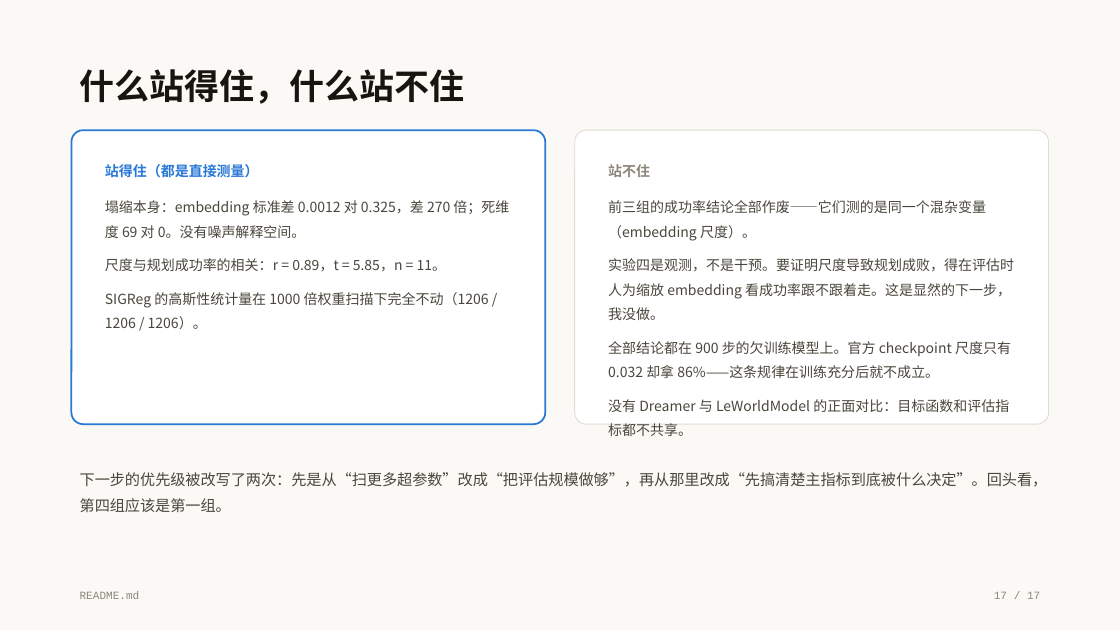
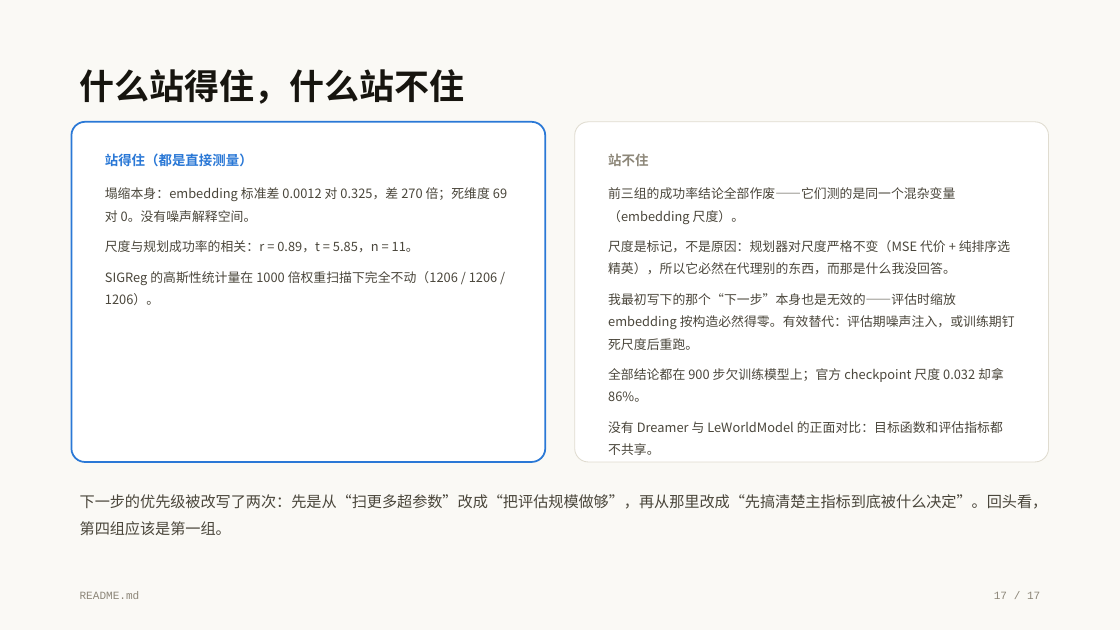
Before and after one commit to ZephyrFinn/world-models-study, a slide deck: slide 17 of slides/世界模型的两条路线.pptx. Drawn at 1120x630 pixels with LibreOffice and Linux fonts; fonts in the diff are those of the drawing. Boxes give left, top, right and bottom in pixels: in the first picture for what was removed or moved away, otherwise in the second. Text is boxed around its words. In the diff, an @@ line names an element or a change of style, - is before the commit and + after.

```diff
--- a/slides/世界模型的两条路线.pptx
+++ b/slides/世界模型的两条路线.pptx
@@ rounded rectangle: place and size @@
-rounded rectangle at <box>71,130,545,424</box>
+rounded rectangle at <box>71,122,545,462</box>
@@ text "站得住（都是直接测量）": place and size @@
-text "站得住（都是直接测量）" at <box>105,164,509,329</box>
+text "站得住（都是直接测量）" at <box>105,153,507,305</box>
@@ text "站得住（都是直接测量）" at <box>105,153,507,305</box>: size 12 to 11.5 pt in "站得住（都是直接测量）"; size 12 to 11 pt; less space between paragraphs @@
@@ rounded rectangle: place and size @@
-rounded rectangle at <box>575,130,1049,424</box>
+rounded rectangle at <box>575,122,1049,462</box>
@@ text "站不住": place and size @@
-text "站不住" at <box>608,164,1014,412</box>
+text "站不住" at <box>608,153,1015,455</box>
@@ text at <box>608,153,1003,455</box>: size 12 to 11.5 pt in "站不住"; size 12 to 11 pt in "前三组的成功率结论全部作废——它们测的是同一个混杂变量（embedding 尺度）。", "没有 Dreamer 与 LeWorldModel 的正面对比：目标函数和评估指标都不共享。"; less space between paragraphs @@
@@ text at <box>608,240,1015,402</box>: text changed; size 12 to 11 pt @@
-实验四是观测，不是干预。要证明尺度导致规划成败，得在评估时人为缩放 embedding 看成功率跟不跟着走。这是显然的下一步，我没做。
-全部结论都在 900 步的欠训练模型上。官方 checkpoint 尺度只有 0.032 却拿 86%——这条规律在训练充分后就不成立。
+尺度是标记，不是原因：规划器对尺度严格不变（MSE 代价 + 纯排序选精英），所以它必然在代理别的东西，而那是什么我没回答。
+我最初写下的那个“下一步”本身也是无效的——评估时缩放 embedding 按构造必然得零。有效替代：评估期噪声注入，或训练期钉死尺度后重跑。
+全部结论都在 900 步欠训练模型上；官方 checkpoint 尺度 0.032 却拿 86%。
@@ text "下一步的优先级被改写了两次：先是从“扫更多超参数”改成“把评估规模做够”，再从那里改成“先搞清楚主指标到底被什么决定”。 ...": place and size @@
-text "下一步的优先级被改写了两次：先是从“扫更多超参数”改成“把评估规模做够”，再从那里改成“先搞清楚主指标到底被什么决定”。 ..." at <box>80,472,1048,512</box>
+text "下一步的优先级被改写了两次：先是从“扫更多超参数”改成“把评估规模做够”，再从那里改成“先搞清楚主指标到底被什么决定”。 ..." at <box>80,494,1048,535</box>
```
Also in this commit, not shown: 2 other slides changed, 9 other files.
